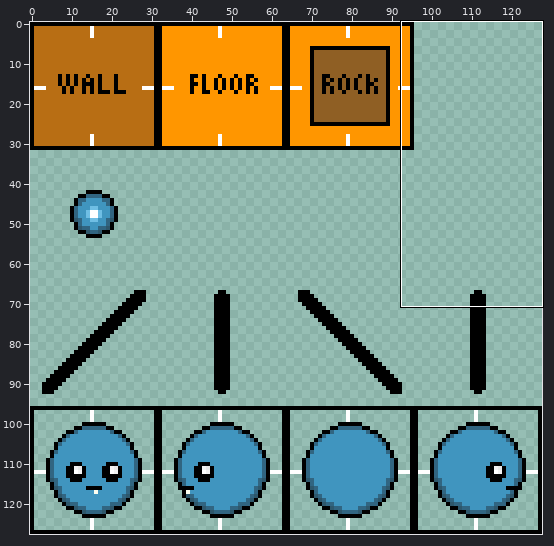
Edited in one commit: pixel-art file (assets/sprites/placeholders.aseprite). Above, an overview of the earlier version with the close-up marked.
Close-up. Before:
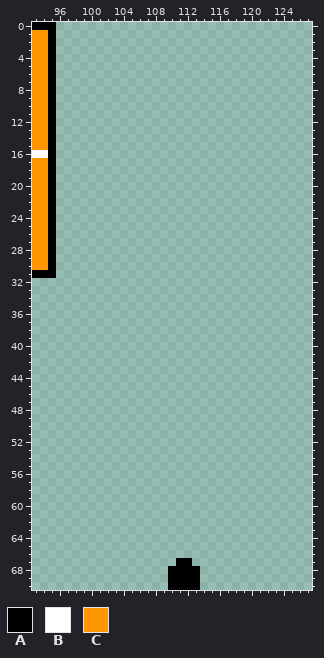
128x128 pixels, 1 frame. Shown: x 93..127, y 0..70.
Visible layers, top first: "Text", "Background".
Palette (. is transparent): A #000000  B #ffffff  C #ff9600
Pixels before (only the part around the change), first column x 93:
 0 AAA................................
 1 CCA................................
 2 CCA................................
 3 CCA................................
 4 CCA................................
 5 CCA................................
 6 CCA................................
 7 CCA................................
 8 CCA................................
 9 CCA................................
10 CCA................................
11 CCA................................
12 CCA................................
13 CCA................................
14 CCA................................
15 CCA................................
16 BBA................................
17 CCA................................
18 CCA................................
19 CCA................................
20 CCA................................
21 CCA................................
22 CCA................................
23 CCA................................
24 CCA................................
25 CCA................................
26 CCA................................
27 CCA................................
28 CCA................................
29 CCA................................
30 CCA................................
31 AAA................................
32 ...................................
33 ...................................
34 ...................................
35 ...................................
36 ...................................
37 ...................................
38 ...................................
39 ...................................
40 ...................................
41 ...................................
42 ...................................
43 ...................................
44 ...................................
45 ...................................
46 ...................................
47 ...................................
48 ...................................
49 ...................................
50 ...................................
51 ...................................
52 ...................................
53 ...................................
54 ...................................
55 ...................................
56 ...................................
57 ...................................
58 ...................................
59 ...................................
60 ...................................
61 ...................................
62 ...................................
63 ...................................
64 ...................................
65 ...................................
66 ...................................
67 ..................AA...............
68 .................AAAA..............
69 .................AAAA..............
70 .................AAAA..............
New version:
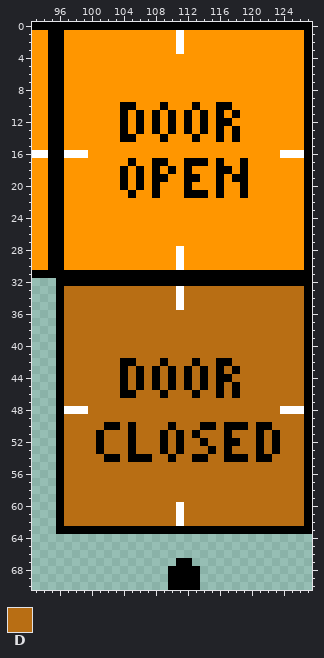
Colours new in this view: D #b86e14
From old to new:
Changed rows in their new state; - is an unchanged pixel.
Layers "Text", "Background":
first column x 96:
 0 AAAAAAAAAAAAAAAAAAAAAAAAAAAAAAAA
 1 ACCCCCCCCCCCCCCBCCCCCCCCCCCCCCCA
 2 ACCCCCCCCCCCCCCBCCCCCCCCCCCCCCCA
 3 ACCCCCCCCCCCCCCBCCCCCCCCCCCCCCCA
 4 ACCCCCCCCCCCCCCCCCCCCCCCCCCCCCCA
 5 ACCCCCCCCCCCCCCCCCCCCCCCCCCCCCCA
 6 ACCCCCCCCCCCCCCCCCCCCCCCCCCCCCCA
 7 ACCCCCCCCCCCCCCCCCCCCCCCCCCCCCCA
 8 ACCCCCCCCCCCCCCCCCCCCCCCCCCCCCCA
 9 ACCCCCCCCCCCCCCCCCCCCCCCCCCCCCCA
10 ACCCCCCCAACCCACCCACCAACCCCCCCCCA
11 ACCCCCCCACACACACACACACACCCCCCCCA
12 ACCCCCCCACACACACACACAACCCCCCCCCA
13 ACCCCCCCACACACACACACACACCCCCCCCA
14 ACCCCCCCAACCCACCCACCACACCCCCCCCA
15 ACCCCCCCCCCCCCCCCCCCCCCCCCCCCCCA
16 ABBBCCCCCCCCCCCCCCCCCCCCCCCCBBBA
17 ACCCCCCCCACCAACCAAACACCACCCCCCCA
18 ACCCCCCCACACACACACCCAACACCCCCCCA
19 ACCCCCCCACACAACCAACCACAACCCCCCCA
20 ACCCCCCCACACACCCACCCACCACCCCCCCA
21 ACCCCCCCCACCACCCAAACACCACCCCCCCA
22 ACCCCCCCCCCCCCCCCCCCCCCCCCCCCCCA
23 ACCCCCCCCCCCCCCCCCCCCCCCCCCCCCCA
24 ACCCCCCCCCCCCCCCCCCCCCCCCCCCCCCA
25 ACCCCCCCCCCCCCCCCCCCCCCCCCCCCCCA
26 ACCCCCCCCCCCCCCCCCCCCCCCCCCCCCCA
27 ACCCCCCCCCCCCCCCCCCCCCCCCCCCCCCA
28 ACCCCCCCCCCCCCCBCCCCCCCCCCCCCCCA
29 ACCCCCCCCCCCCCCBCCCCCCCCCCCCCCCA
30 ACCCCCCCCCCCCCCBCCCCCCCCCCCCCCCA
31 AAAAAAAAAAAAAAAAAAAAAAAAAAAAAAAA
32 AAAAAAAAAAAAAAAAAAAAAAAAAAAAAAAA
33 ADDDDDDDDDDDDDDBDDDDDDDDDDDDDDDA
34 ADDDDDDDDDDDDDDBDDDDDDDDDDDDDDDA
35 ADDDDDDDDDDDDDDBDDDDDDDDDDDDDDDA
36 ADDDDDDDDDDDDDDDDDDDDDDDDDDDDDDA
37 ADDDDDDDDDDDDDDDDDDDDDDDDDDDDDDA
38 ADDDDDDDDDDDDDDDDDDDDDDDDDDDDDDA
39 ADDDDDDDDDDDDDDDDDDDDDDDDDDDDDDA
40 ADDDDDDDDDDDDDDDDDDDDDDDDDDDDDDA
41 ADDDDDDDDDDDDDDDDDDDDDDDDDDDDDDA
42 ADDDDDDDAADDDADDDADDAADDDDDDDDDA
43 ADDDDDDDADADADADADADADADDDDDDDDA
44 ADDDDDDDADADADADADADAADDDDDDDDDA
45 ADDDDDDDADADADADADADADADDDDDDDDA
46 ADDDDDDDAADDDADDDADDADADDDDDDDDA
47 ADDDDDDDDDDDDDDDDDDDDDDDDDDDDDDA
48 ABBBDDDDDDDDDDDDDDDDDDDDDDDDBBBA
49 ADDDDDDDDDDDDDDDDDDDDDDDDDDDDDDA
50 ADDDDDAADADDDDADDDAADAAADAADDDDA
51 ADDDDADDDADDDADADADDDADDDADADDDA
52 ADDDDADDDADDDADADDADDAADDADADDDA
53 ADDDDADDDADDDADADDDADADDDADADDDA
54 ADDDDDAADAAADDADDAADDAAADAADDDDA
55 ADDDDDDDDDDDDDDDDDDDDDDDDDDDDDDA
56 ADDDDDDDDDDDDDDDDDDDDDDDDDDDDDDA
57 ADDDDDDDDDDDDDDDDDDDDDDDDDDDDDDA
58 ADDDDDDDDDDDDDDDDDDDDDDDDDDDDDDA
59 ADDDDDDDDDDDDDDDDDDDDDDDDDDDDDDA
60 ADDDDDDDDDDDDDDBDDDDDDDDDDDDDDDA
61 ADDDDDDDDDDDDDDBDDDDDDDDDDDDDDDA
62 ADDDDDDDDDDDDDDBDDDDDDDDDDDDDDDA
63 AAAAAAAAAAAAAAAAAAAAAAAAAAAAAAAA
Boxes around the changes in both close-ups, in picture pixels (x1, y1, x2, y2):
added: (56, 22, 312, 534)
